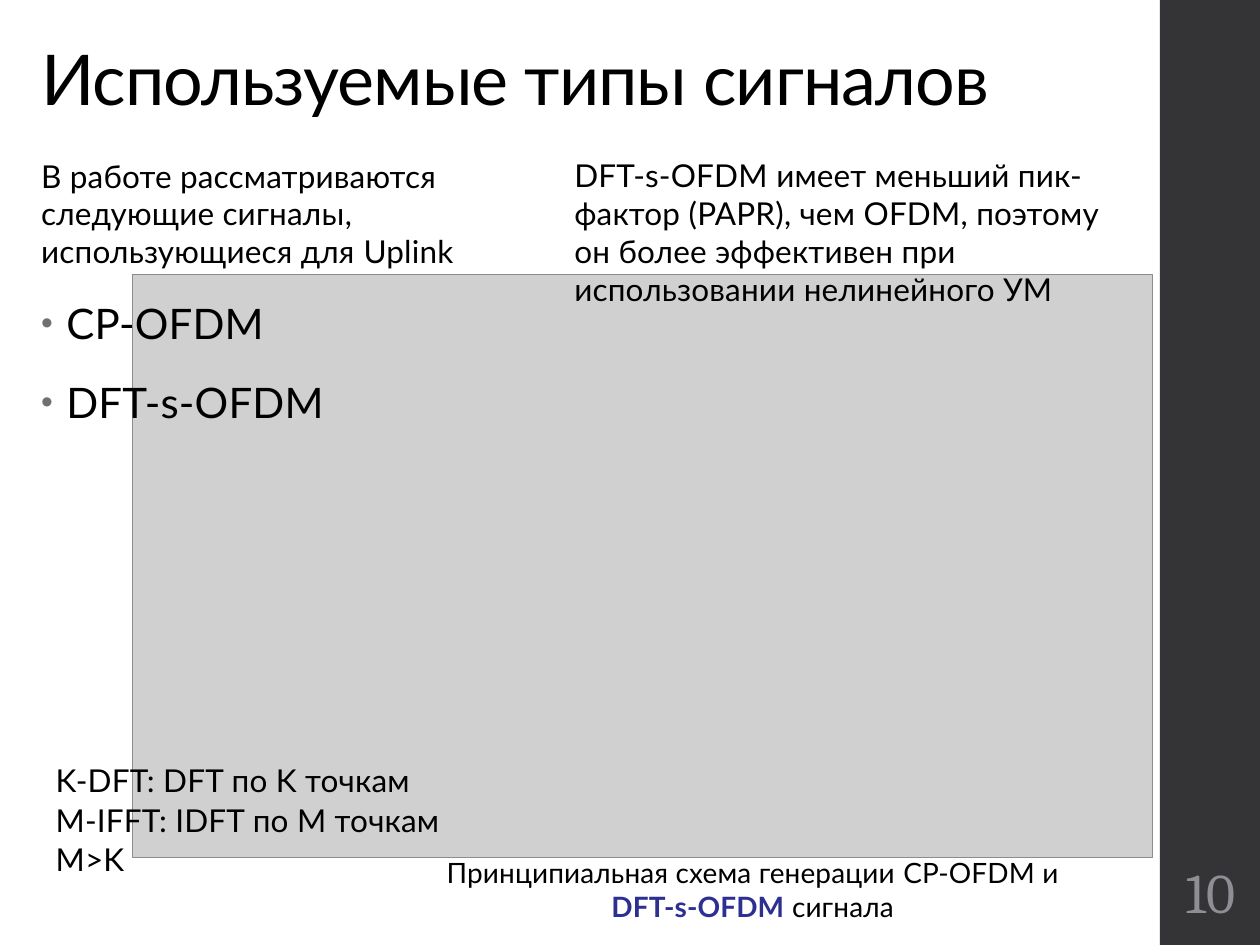
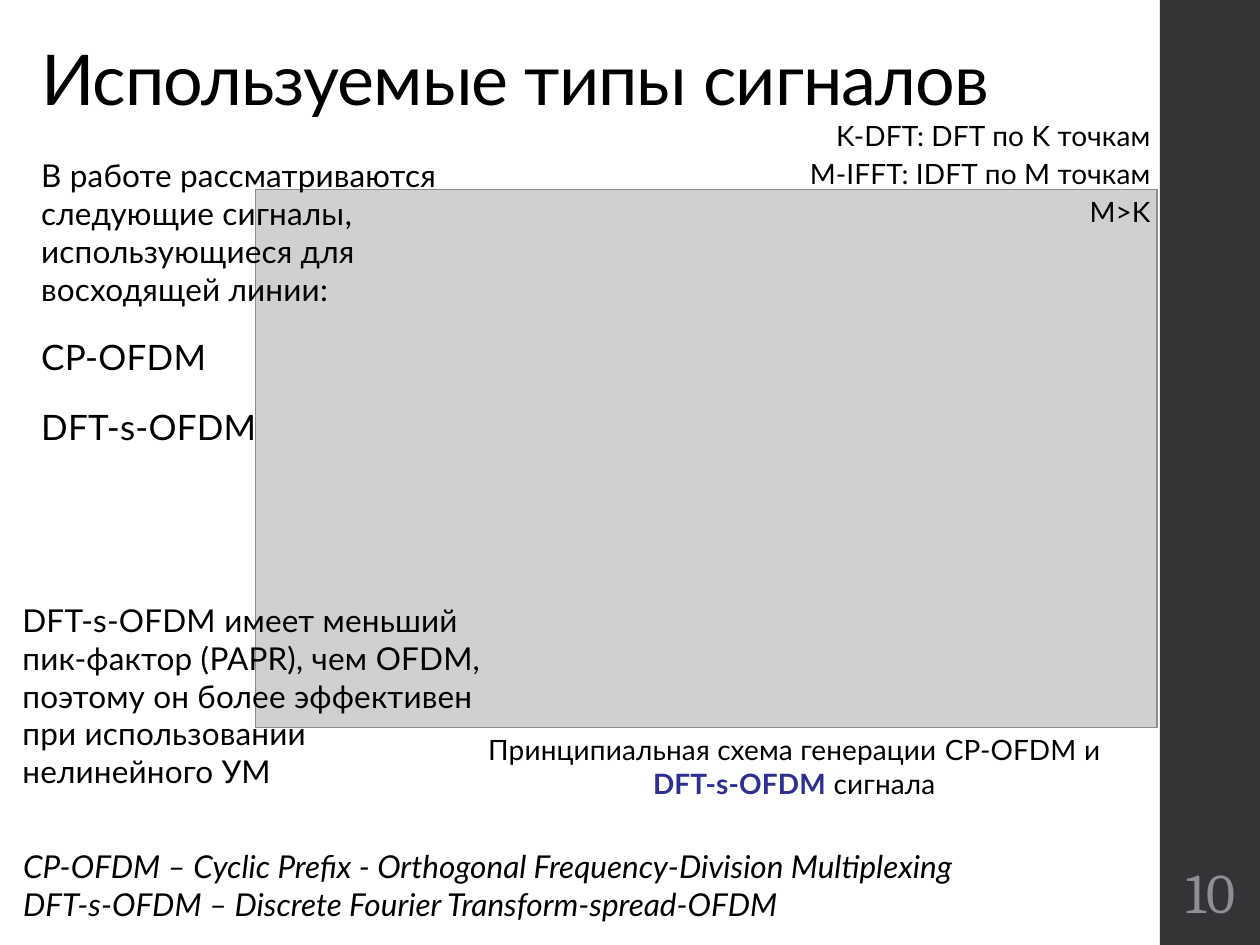
Before and after one commit to kannab98/graduation-paper, a slide deck: slide 10 of Presentation.pptx. Drawn at 1260x945 pixels with LibreOffice and Linux fonts; fonts in the diff are those of the drawing; grey boxes stand for pictures. Boxes give left, top, right and bottom in pixels: in the first picture for what was removed or moved away, otherwise in the second. Text is boxed around its words. In the diff, an @@ line names an element or a change of style, - is before the commit and + after.

```diff
--- a/Presentation.pptx
+++ b/Presentation.pptx
@@ text "K-DFT: DFT по K точкам": place and size @@
-text "K-DFT: DFT по K точкам" at [56, 765, 439, 871]
+text "K-DFT: DFT по K точкам" at [810, 126, 1151, 222]
@@ text "K-DFT: DFT по K точкам" at [810, 126, 1151, 222]: size 18 to 16 pt; alignment left to right @@
@@ text at [41, 164, 436, 307]: text changed @@
-В работе рассматриваются следующие сигналы, использующиеся для Uplink
+В работе рассматриваются следующие сигналы, использующиеся для восходящей линии:
@@ picture: place and size @@
-picture at [132, 275, 1152, 858]
+picture at [256, 189, 1157, 728]
@@ text at [41, 344, 256, 447]: size 24 to 20 pt in "CP-OFDM", "DFT-s-OFDM"; bullet • to none @@
@@ text "DFT-s-OFDM имеет меньший пик-фактор (PAPR), ..." rewrapped from [574, 164, 1099, 302] to [22, 604, 480, 784] @@
@@ text "Принципиальная схема генерации CP-OFDM и ...": place and size @@
-text "Принципиальная схема генерации CP-OFDM и ..." at [447, 862, 1058, 918]
+text "Принципиальная схема генерации CP-OFDM и ..." at [488, 739, 1100, 795]
@@ text added at [23, 854, 952, 922], 18 pt, text #000000, italic @@
+CP-OFDM – Cyclic Prefix - Orthogonal Frequency-Division Multiplexing
+DFT-s-OFDM – Discrete Fourier Transform-spread-OFDM
```
Also in this commit, not shown: 8 other slides changed, 3 slides added, 1 slide removed, 2 other files.
